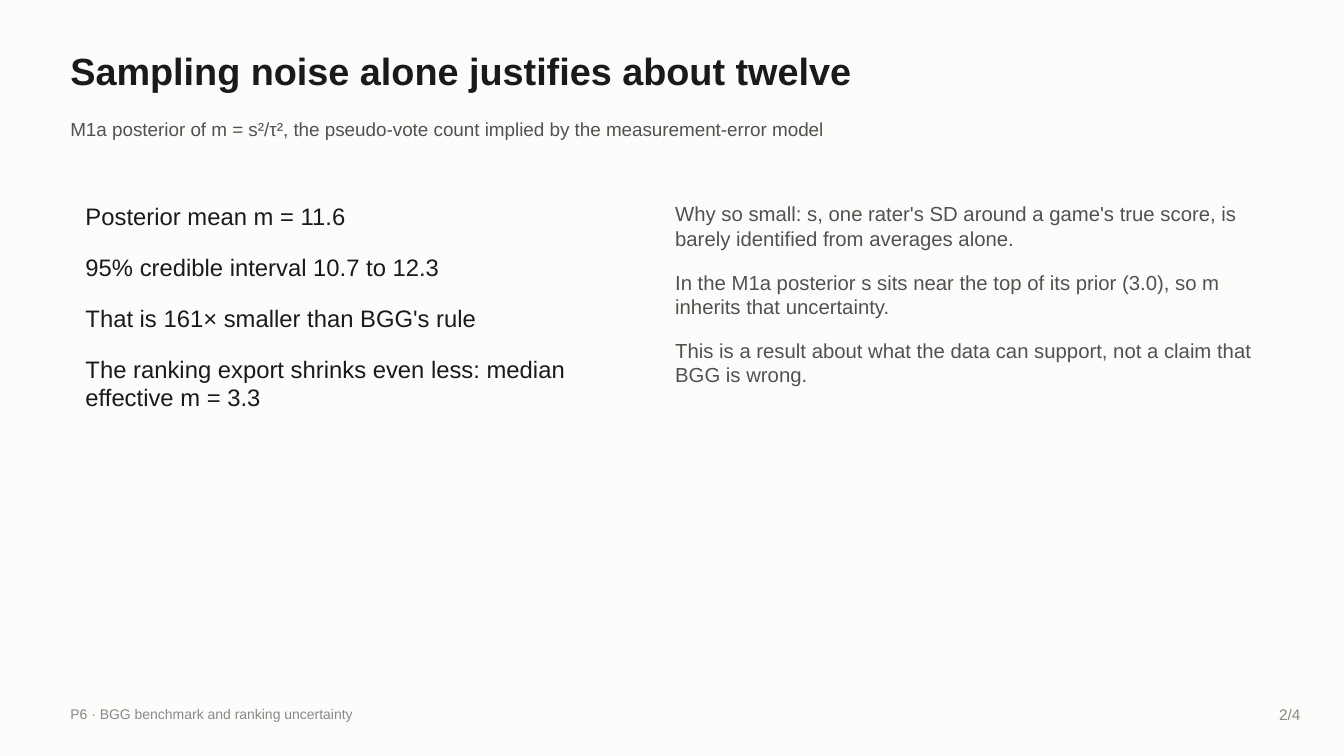
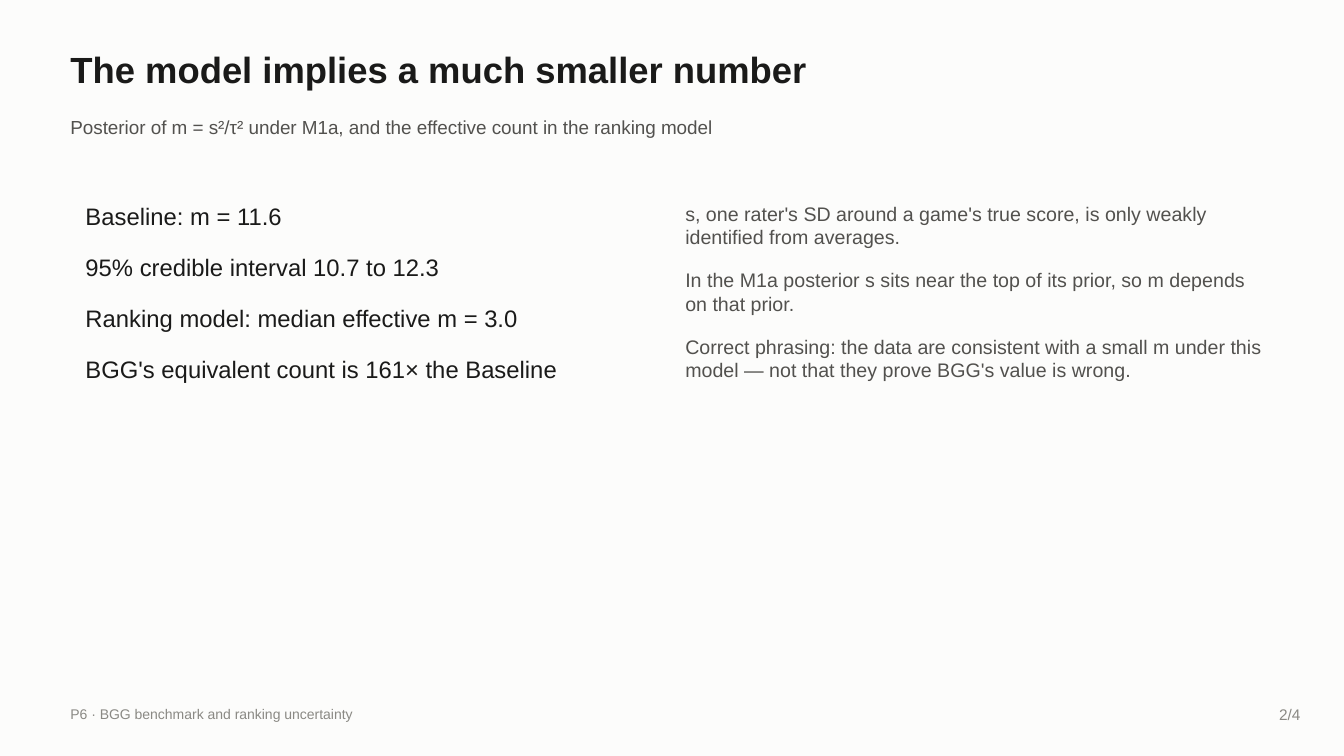
Before and after one commit to iwanttosleeeep/bayesian-boardgame-ratings, a slide deck: slide 2 of slides/P6_slides.pptx. Drawn at 1344x756 pixels with LibreOffice and Linux fonts; fonts in the diff are those of the drawing. Boxes give left, top, right and bottom in pixels: in the first picture for what was removed or moved away, otherwise in the second. Text is boxed around its words. In the diff, an @@ line names an element or a change of style, - is before the commit and + after.

```diff
--- a/slides/P6_slides.pptx
+++ b/slides/P6_slides.pptx
@@ text at (70, 56, 806, 91): text changed; size 27 to 26 pt @@
-Sampling noise alone justifies about twelve
+The model implies a much smaller number
@@ text at (70, 120, 712, 138): text changed @@
-M1a posterior of m = s²/τ², the pseudo-vote count implied by the measurement-error model
+Posterior of m = s²/τ² under M1a, and the effective count in the ranking model
@@ text at (85, 207, 282, 226): text changed @@
-Posterior mean m = 11.6
+Baseline: m = 11.6
@@ text at (685, 207, 1262, 381): text changed; size 14.5 to 14 pt @@
-Why so small: s, one rater's SD around a game's true score, is barely identified from averages alone.
-In the M1a posterior s sits near the top of its prior (3.0), so m inherits that uncertainty.
-This is a result about what the data can support, not a claim that BGG is wrong.
+s, one rater's SD around a game's true score, is only weakly identified from averages.
+In the M1a posterior s sits near the top of its prior, so m depends on that prior.
+Correct phrasing: the data are consistent with a small m under this model — not that they prove BGG's value is wrong.
@@ text at (85, 309, 556, 383): text changed @@
-That is 161× smaller than BGG's rule
-The ranking export shrinks even less: median effective m = 3.3
+Ranking model: median effective m = 3.0
+BGG's equivalent count is 161× the Baseline
```
Also in this commit, not shown: 2 other slides changed, 1 slide added, 2 slides removed, 14 other files.
